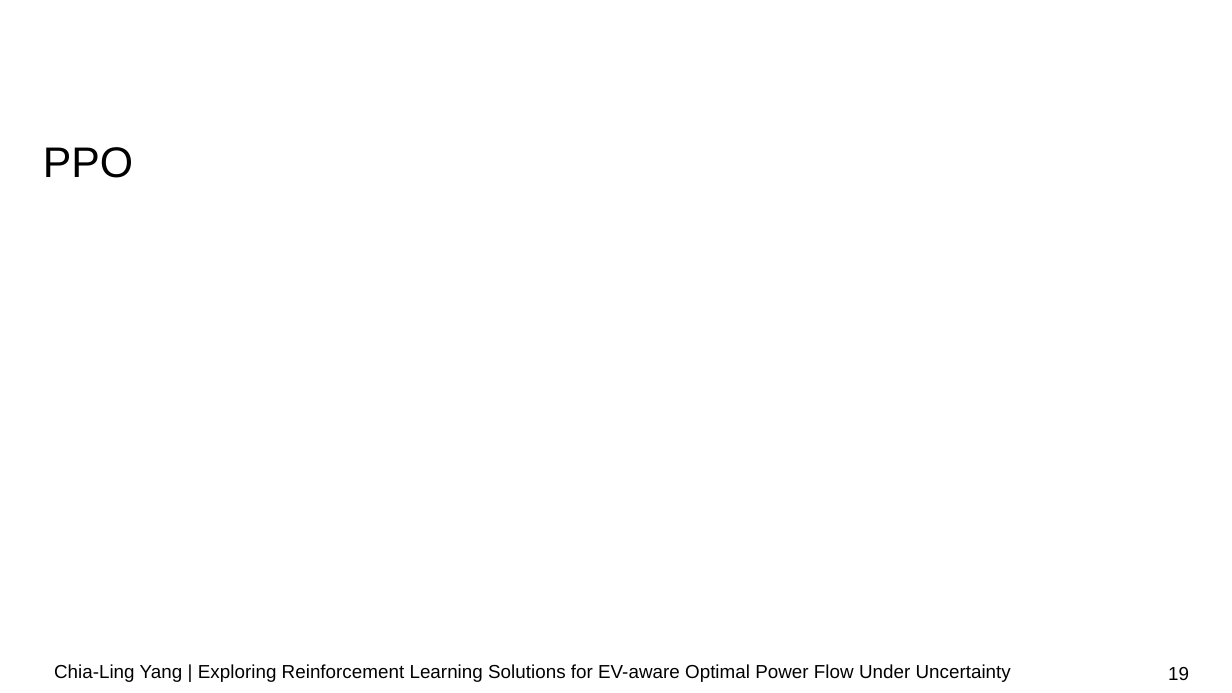
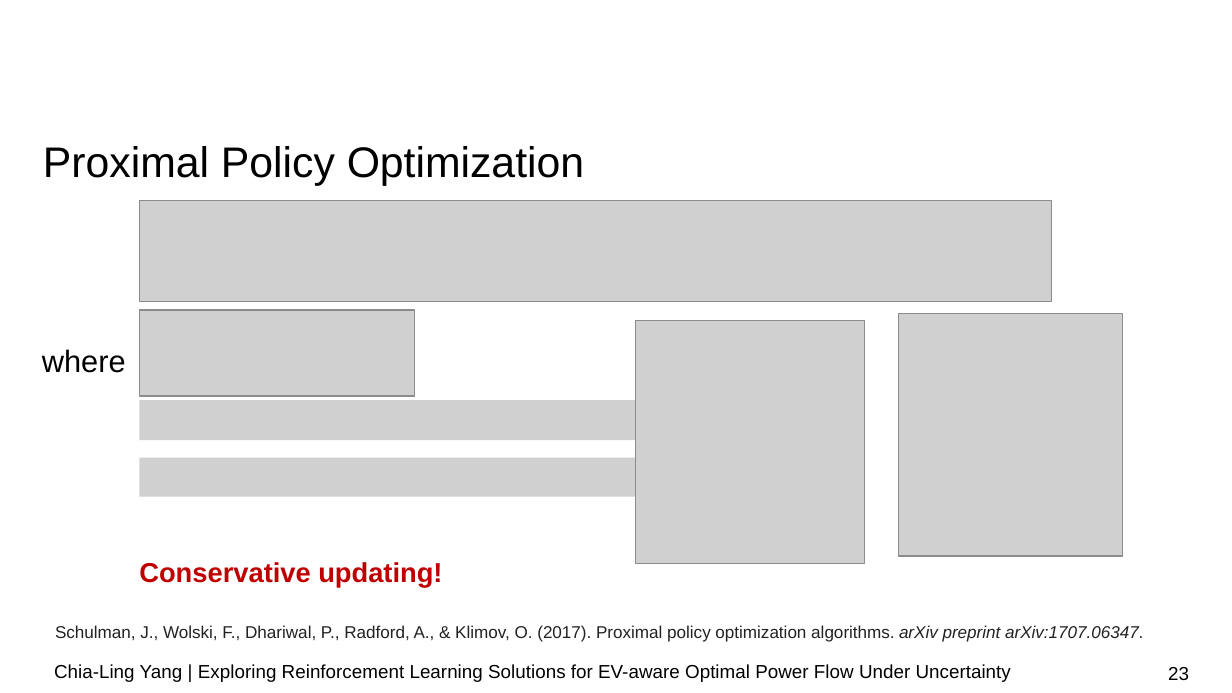
Before and after one commit to chialingyang7718/RL_OPF_EVaware, a slide deck: slide 23 of Mid-term Presentation.pptx (slide 19 before the commit). Drawn at 1232x693 pixels with LibreOffice and Linux fonts; fonts in the diff are those of the drawing; grey boxes stand for pictures; background and template pictures are left out. Boxes give left, top, right and bottom in pixels: in the first picture for what was removed or moved away, otherwise in the second. Text is boxed around its words. In the diff, an @@ line names an element or a change of style, - is before the commit and + after.

```diff
--- a/Mid-term Presentation.pptx
+++ b/Mid-term Presentation.pptx
@@ title at box(43, 146, 584, 185): text changed @@
-PPO
+Proximal Policy Optimization
@@ picture added at box(139, 201, 1051, 302) @@
@@ picture added at box(139, 310, 414, 397) @@
@@ picture added at box(636, 320, 865, 563) @@
@@ picture added at box(899, 314, 1124, 557) @@
@@ text added at box(42, 349, 126, 373), 18 pt, text #000000 @@
+where
@@ picture added at box(139, 400, 685, 441) @@
@@ picture added at box(139, 458, 685, 498) @@
@@ text added at box(139, 562, 442, 588), 16 pt, text #C00000, bold @@
+Conservative updating!
@@ text added at box(55, 625, 1143, 642), 10 pt, text #222222 @@
+Schulman, J., Wolski, F., Dhariwal, P., Radford, A., & Klimov, O. (2017). Proximal policy optimization algorithms. arXiv preprint arXiv:1707.06347.
@@ page number at box(1168, 667, 1189, 680): text changed @@
-19
+23
```
Also in this commit, not shown: 8 other slides changed, 4 slides added, 1 slide removed.
